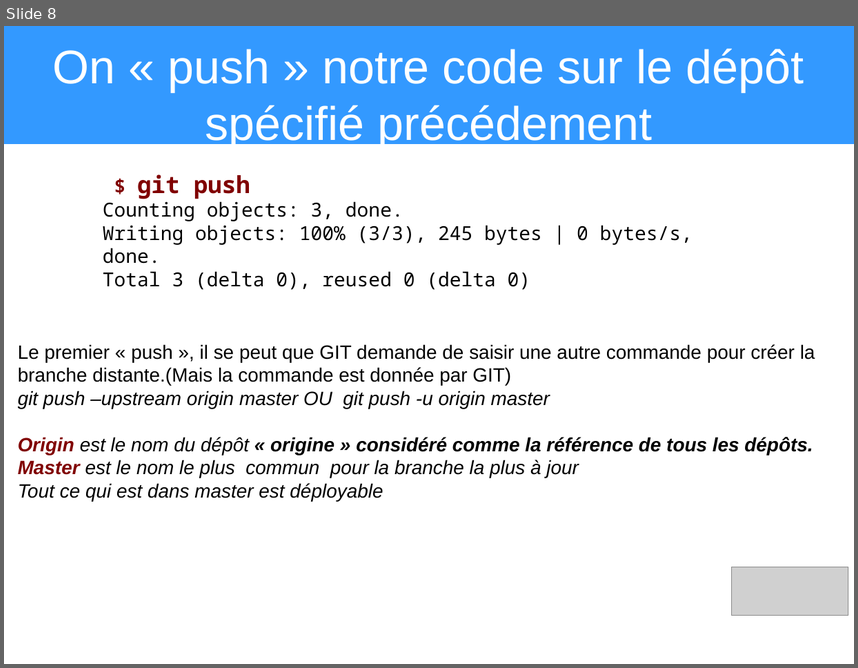
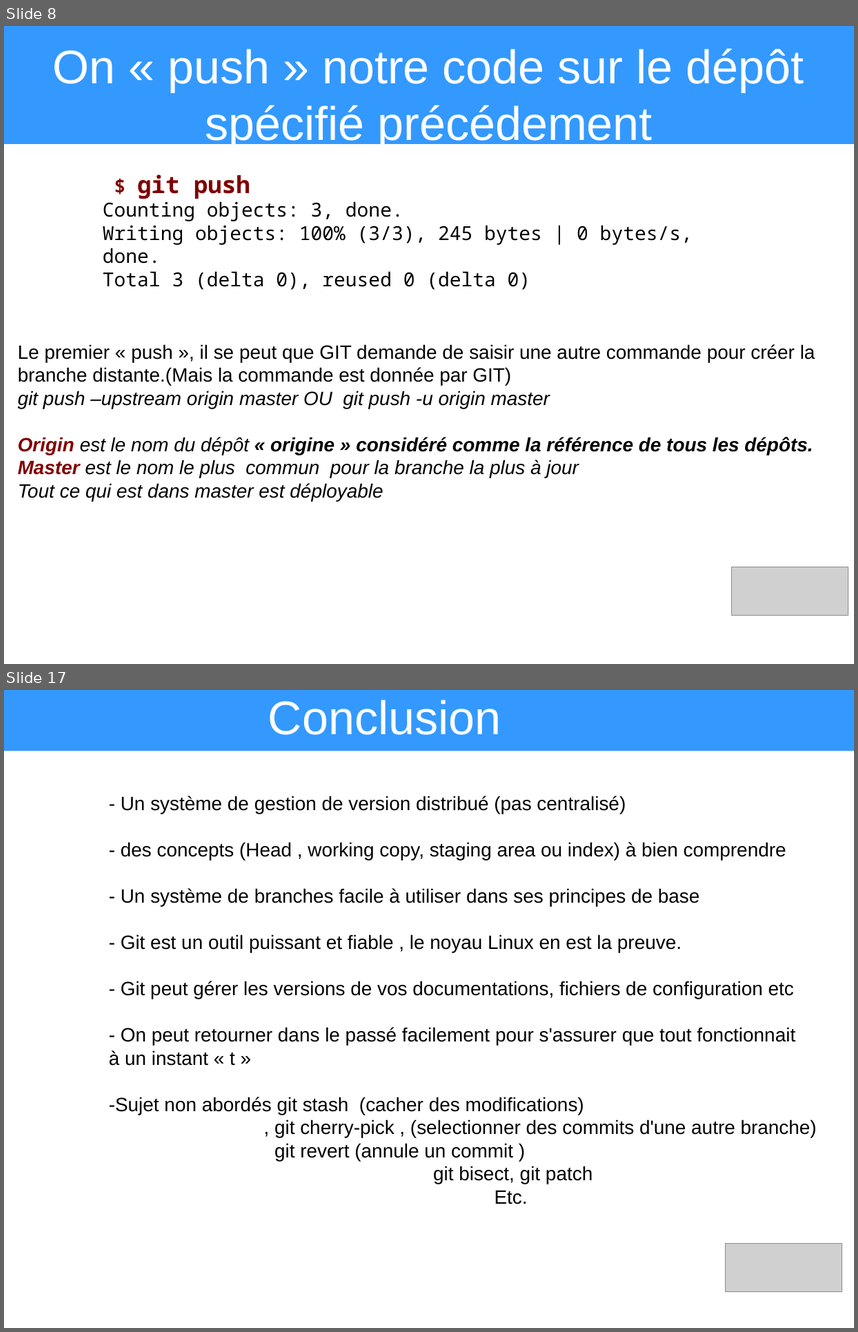
Before and after one commit to heylve/current, a slide deck: Presentations/git_explained.odp. Shown one above the other, each under a label of ours: slide 8 before the commit, slides 8 and 17 after it; the slides between them are not shown. The pictures are 858x668 and 858x1332 pixels, drawn with LibreOffice and Linux fonts; fonts in the diff are those of the drawing; grey boxes stand for pictures. Boxes give left, top, right and bottom in pixels: in the first picture for what was removed or moved away, otherwise in the second. Text is boxed around its words. In the diff, an @@ line names an element or a change of style, - is before the commit and + after.

```diff
--- a/Presentations/git_explained.odp
+++ b/Presentations/git_explained.odp
@@ slide 17 added at (4, 690, 854, 1328), background #FFFFFF @@
@@ title added at (4, 690, 854, 751), fill #3399FF, 44 pt, text #FFFFFF @@
+Conclusion
@@ text added at (109, 796, 817, 1204), 18 pt, text #000000 @@
+- Un système de gestion de version distribué (pas centralisé)
+- des concepts (Head , working copy, staging area ou index) à bien comprendre
+- Un système de branches facile à utiliser dans ses principes de base
+- Git est un outil puissant et fiable , le noyau Linux en est la preuve.
+- Git peut gérer les versions de vos documentations, fichiers de configuration etc
+- On peut retourner dans le passé facilement pour s'assurer que tout fonctionnait
+à un instant « t »
+-Sujet non abordés git stash (cacher des modifications)
+, git cherry-pick , (selectionner des commits d'une autre branche)
+git revert (annule un commit )
+git bisect, git patch
+Etc.
@@ picture added at (726, 1243, 842, 1291) @@
```
Also in this commit, not shown: 2 slides changed, 6 other slides added, 8 slides removed.
